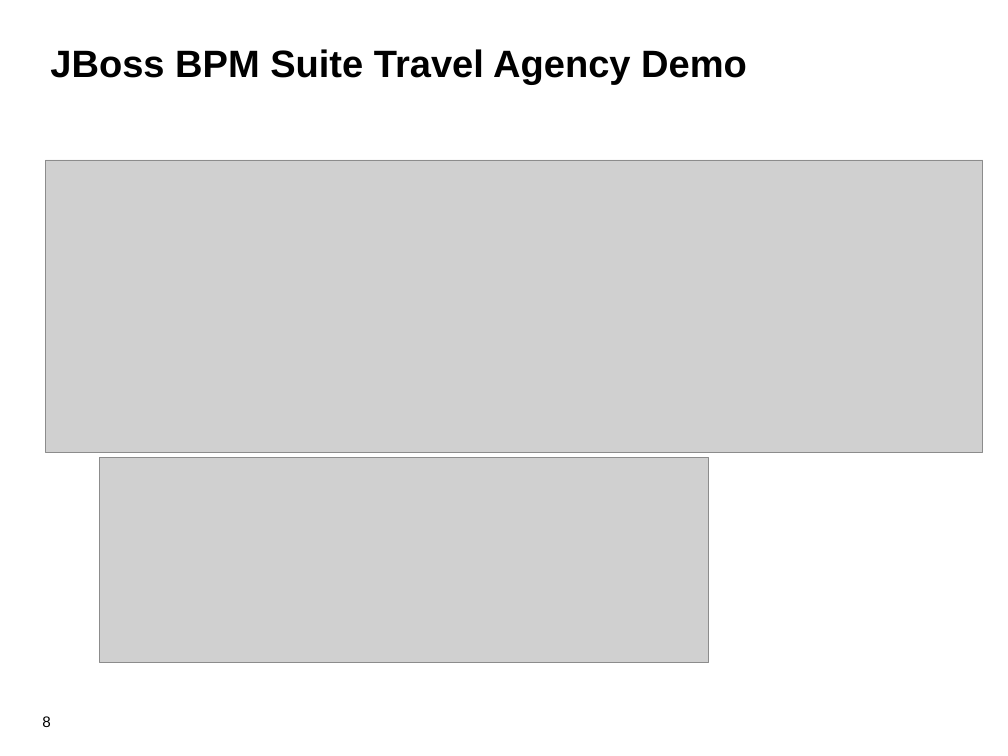
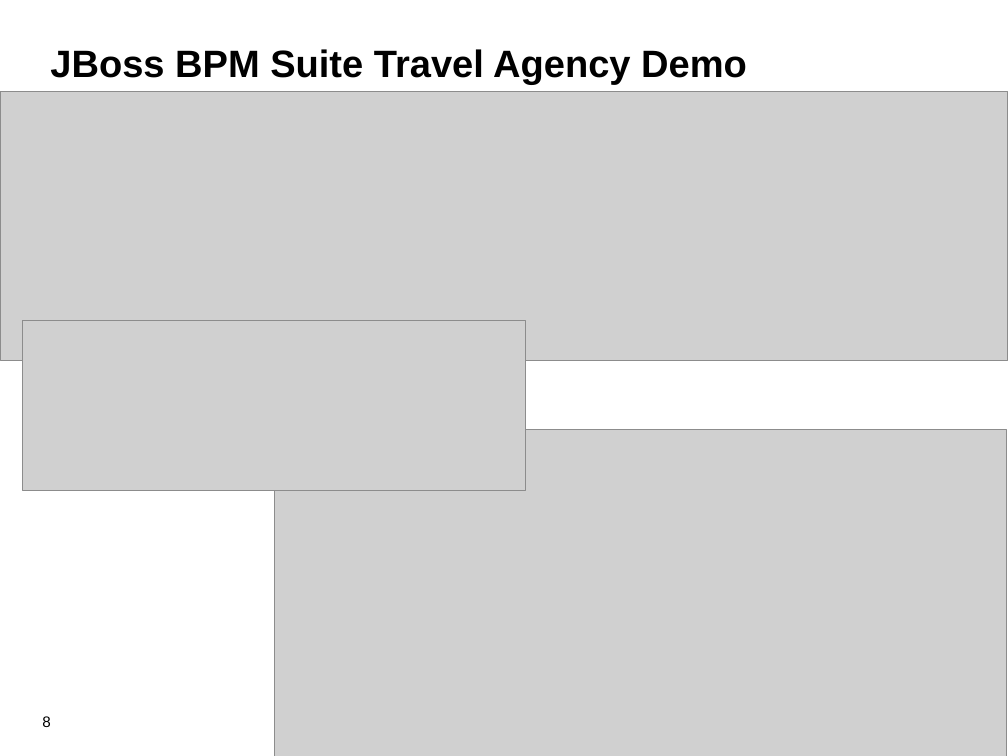
Before and after one commit to jbossdemocentral/bpms-travel-agency-demo, a slide deck: slide 8 of docs/Demo Overview.odp. Drawn at 1008x756 pixels with LibreOffice and Linux fonts; fonts in the diff are those of the drawing; grey boxes stand for pictures; background and template pictures are left out. Boxes give left, top, right and bottom in pixels: in the first picture for what was removed or moved away, otherwise in the second. Text is boxed around its words. In the diff, an @@ line names an element or a change of style, - is before the commit and + after.

```diff
--- a/docs/Demo Overview.odp
+++ b/docs/Demo Overview.odp
@@ picture: place and size @@
-picture at bbox=[46, 160, 983, 453]
+picture at bbox=[0, 91, 1008, 360]
@@ picture added at bbox=[23, 320, 526, 491] @@
@@ picture: place and size @@
-picture at bbox=[100, 457, 709, 663]
+picture at bbox=[274, 430, 1007, 756]
```
Also in this commit, not shown: 5 other slides changed, 1 other file.
